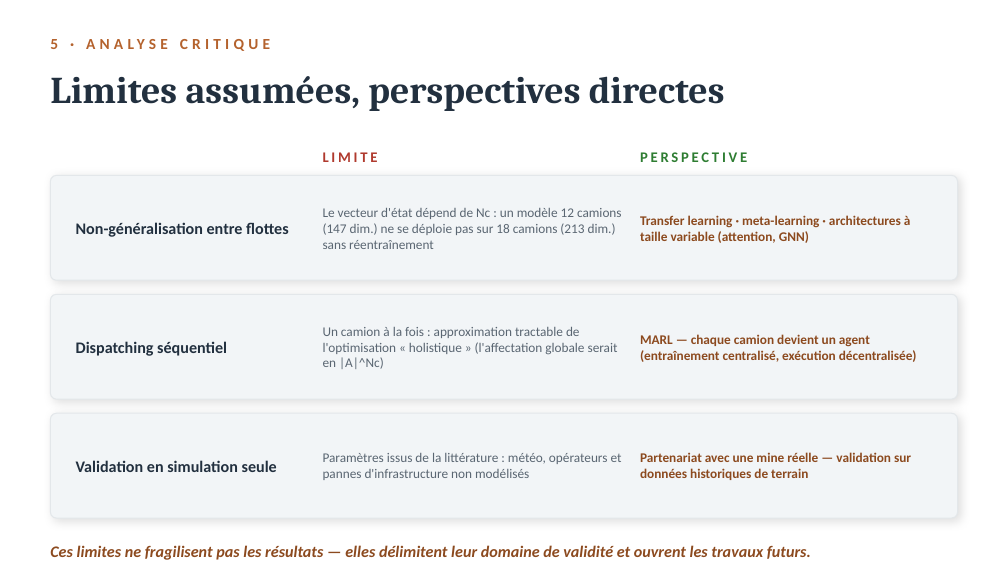
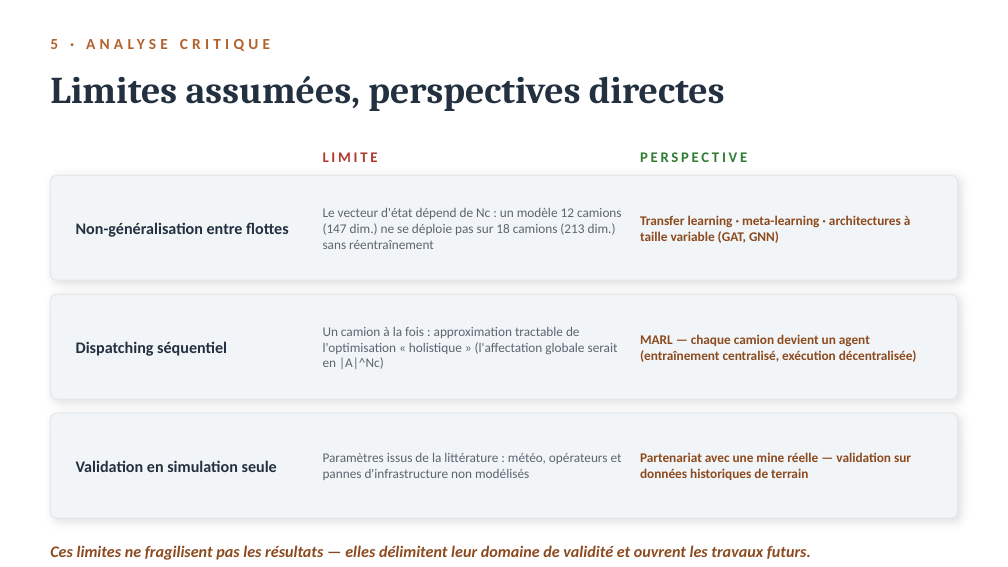
Before and after one commit to Juan-Lucas/memoire-master-rl-logistique, a slide deck: slide 24 of reports/Soutenance_MUPASA_KALUNGA_M2_DataScience.pptx. Drawn at 1008x567 pixels with LibreOffice and Linux fonts; fonts in the diff are those of the drawing. Boxes give left, top, right and bottom in pixels: in the first picture for what was removed or moved away, otherwise in the second. Text is boxed around its words. In the diff, an @@ line names an element or a change of style, - is before the commit and + after.

```diff
--- a/reports/Soutenance_MUPASA_KALUNGA_M2_DataScience.pptx
+++ b/reports/Soutenance_MUPASA_KALUNGA_M2_DataScience.pptx
@@ text at [640, 215, 911, 243]: text changed @@
-Transfer learning · meta-learning · architectures à taille variable (attention, GNN)
+Transfer learning · meta-learning · architectures à taille variable (GAT, GNN)
```
Also in this commit, not shown: 1 other slide changed, 2 other files.
